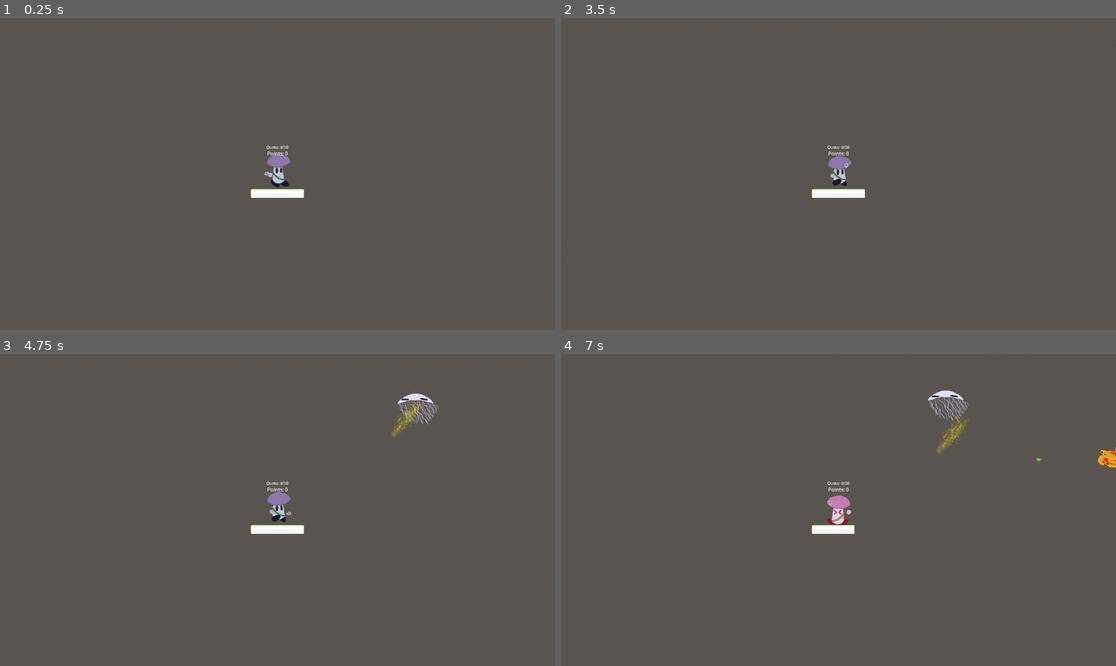
Above: before the commit, frames 1-4 (two rows, left to right).
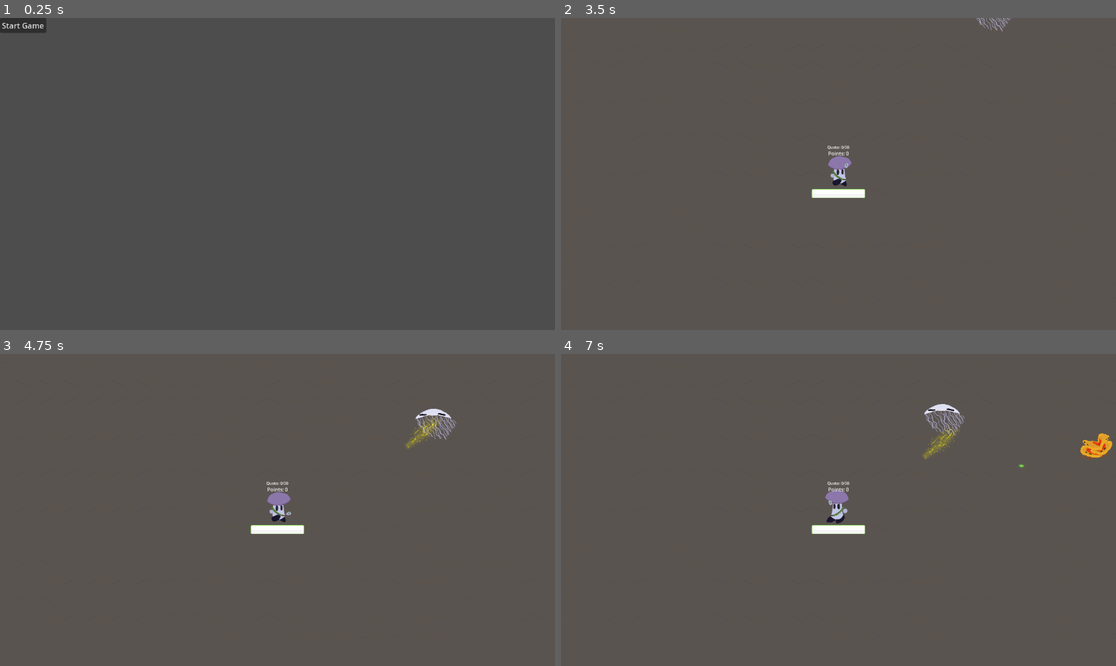
Above: after the commit, the same moments.

Repository: VideoJams/PixelGameJam2025
Game: Godot game, scene res://Scenes/title_screen.tscn
The game is run twice, just before and just after one commit, with the same random seed, the same clock (stepped at 60 frames per second) and the same inputs. Before the commit the project starts from res://scenes/world.tscn.
Inputs (mouse positions are in pixels of both pictures, inside the frame that each line leads up to):
- Up to frame 1 (0.25 s): no input
- Up to frame 2 (3.5 s): click (583, 24) at 0.5 s, where only the run after the commit has a clickable "Start Game"; move the mouse to (960, 158) at 1.27 s; hold D (right) 1.28-2.03 s; click (960, 158) at 1.42 s; move the mouse to (727, 189) at 2.02 s; hold S (down) 2.03-2.78 s; move the mouse to (894, 105) at 2.77 s; hold D (right) from 2.78 s (still down)
- Up to frame 3 (4.75 s): move the mouse to (249, 572) at 3.52 s; release D (right) at 3.53 s; hold W (up) 3.53-4.28 s; click (249, 572) at 3.67 s; move the mouse to (444, 556) at 4.27 s; hold A (left) from 4.28 s (still down)
- Up to frame 4 (7 s): move the mouse to (672, 463) at 5.02 s; move the mouse to (866, 510) at 5.77 s; release A (left) at 5.78 s; hold S (down) 5.78-6.53 s; click (866, 510) at 5.92 s; move the mouse to (755, 432) at 6.52 s; hold D (right) from 6.53 s (still down)

The runs differ from the first frame. In frame 1, 1.0% of the frame differs, in the area x 0-55%, y 0-58%; in frame 2, less than 0.1%; in frame 3, 0.7%; in frame 4, 1.5%, in the area x 47-100%, y 11-58%.

Commit message:
Add title screen

Diff:
--- /dev/null
+++ b/Scenes/title_screen.tscn
@@ -0,0 +1,25 @@
+[gd_scene load_steps=2 format=3 uid="uid://bd60jvdvy02ik"]
+
+[ext_resource type="Script" uid="uid://rl1amq57h872" path="res://Scripts/start_game.gd" id="1_klylv"]
+
+[node name="TitleScreen" type="Control"]
+layout_mode = 3
+anchors_preset = 15
+anchor_right = 1.0
+anchor_bottom = 1.0
+grow_horizontal = 2
+grow_vertical = 2
+
+[node name="Background" type="TextureRect" parent="."]
+layout_mode = 0
+offset_right = 40.0
+offset_bottom = 40.0
+
+[node name="StartGame" type="Button" parent="."]
+layout_mode = 0
+offset_right = 8.0
+offset_bottom = 8.0
+text = "Start Game"
+script = ExtResource("1_klylv")
+
+[connection signal="pressed" from="StartGame" to="StartGame" method="_on_pressed"]
--- /dev/null
+++ b/Scripts/start_game.gd
@@ -0,0 +1,4 @@
+extends Button
+
+func _on_pressed() -> void:
+	get_tree().change_scene_to_file("res://Scenes/world.tscn")
--- a/project.godot
+++ b/project.godot
@@ -11,7 +11,7 @@
 [application]
 
 config/name="gitdot"
-run/main_scene="uid://byuu2gpii7xu3"
+run/main_scene="uid://bd60jvdvy02ik"
 config/features=PackedStringArray("4.4", "GL Compatibility")
 config/icon="res://assets/icon.svg"
 
Not shown, added: Scripts/start_game.gd.uid
